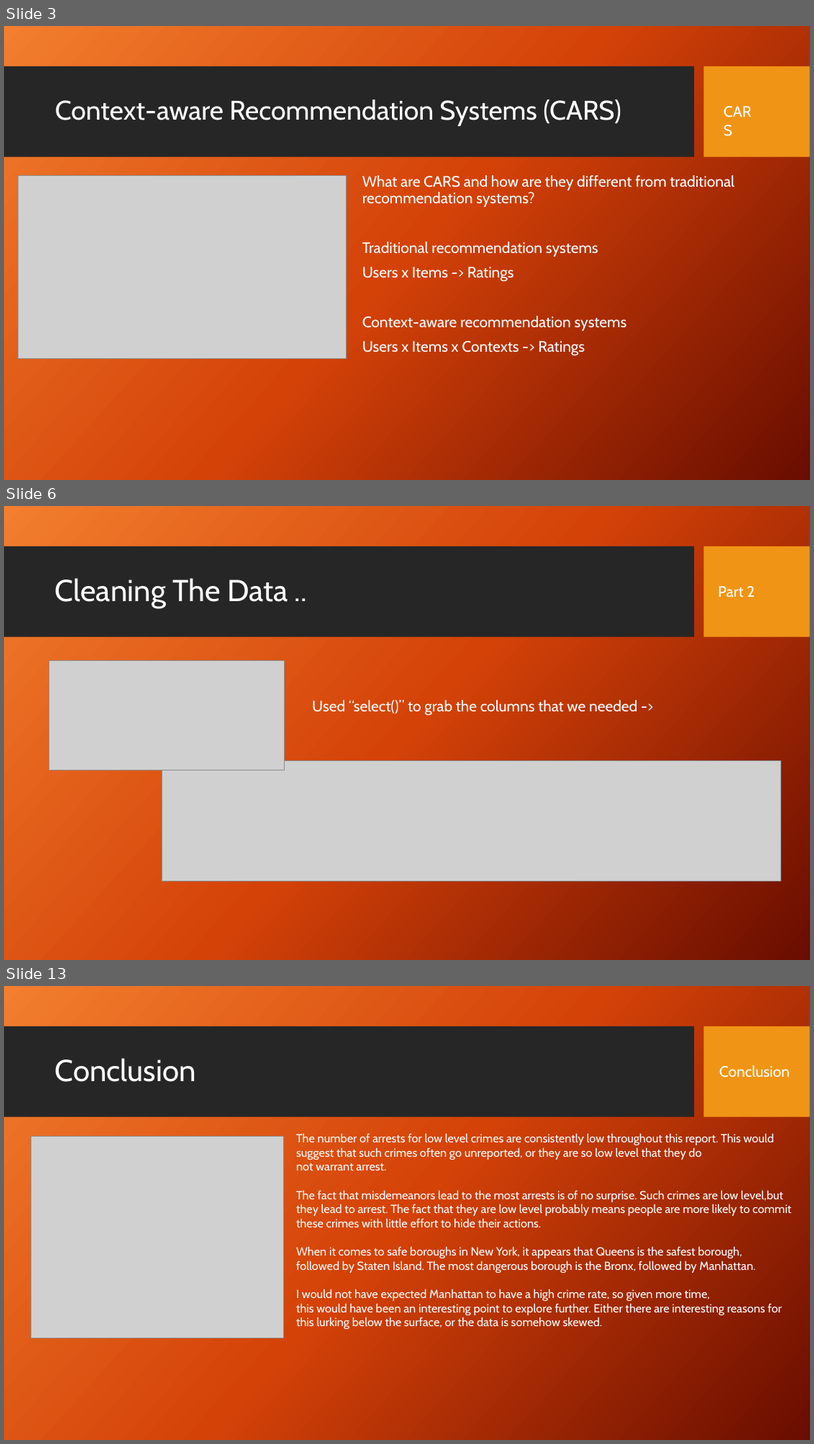
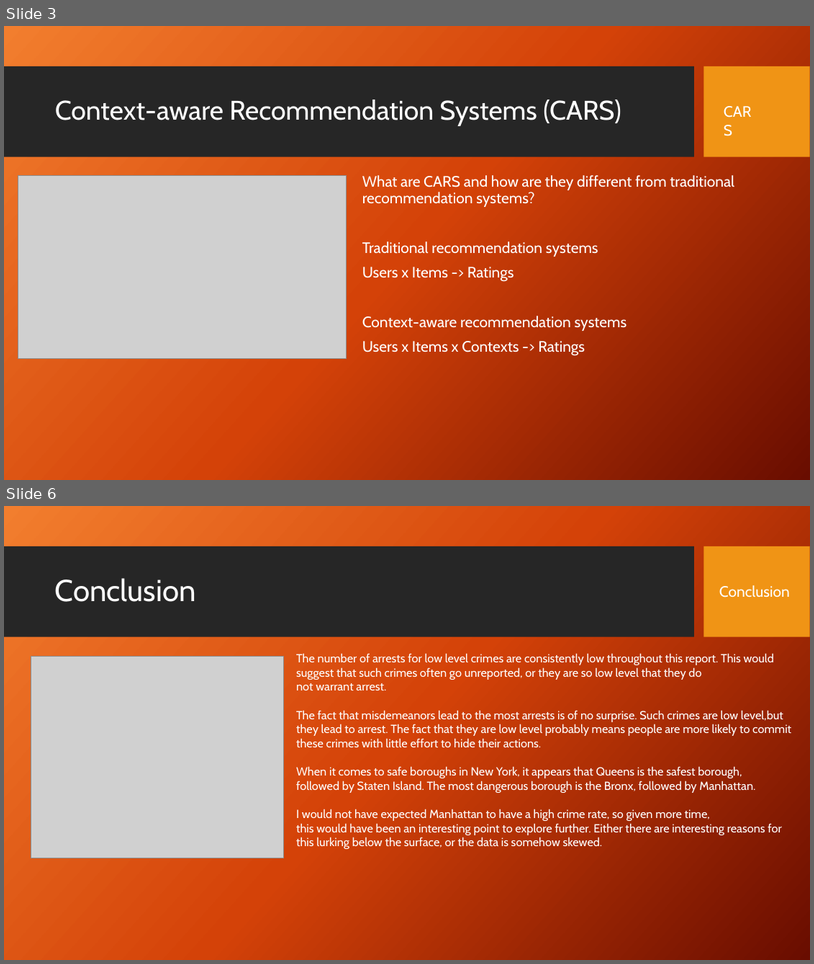
Before and after one commit to stephen-haslett/data612, a slide deck: SHaslettRecommenderSystemsInContext.pptx. Shown one above the other, each under a label of ours: slides 3, 6 and 13 before the commit, slides 3 and 6 after it; the slides between them are not shown. The pictures are 814x1444 and 814x964 pixels, drawn with LibreOffice and Linux fonts; fonts in the diff are those of the drawing; grey boxes stand for pictures; background and template pictures are left out. Boxes give left, top, right and bottom in pixels: in the first picture for what was removed or moved away, otherwise in the second. Text is boxed around its words. In the diff, an @@ line names an element or a change of style, - is before the commit and + after.

```diff
--- a/SHaslettRecommenderSystemsInContext.pptx
+++ b/SHaslettRecommenderSystemsInContext.pptx
@@ slide 6 removed at bbox=[4, 506, 810, 960], background picture (left out); not listed: 2 template elements that a slide beside it also shows @@
@@ title removed at bbox=[55, 578, 288, 608] @@
-Cleaning The Data ..
@@ text removed at bbox=[718, 586, 755, 597] @@
-Part 2
@@ picture removed at bbox=[49, 660, 284, 770] @@
@@ text removed at bbox=[312, 700, 638, 716] @@
-Used “select()” to grab the columns that we needed ->
@@ picture removed at bbox=[162, 761, 782, 880] @@
@@ what was slide 13 is now slide 6 @@
```
Also in this commit, not shown: 1 slide changed, 1 slide added, 7 other slides removed.
